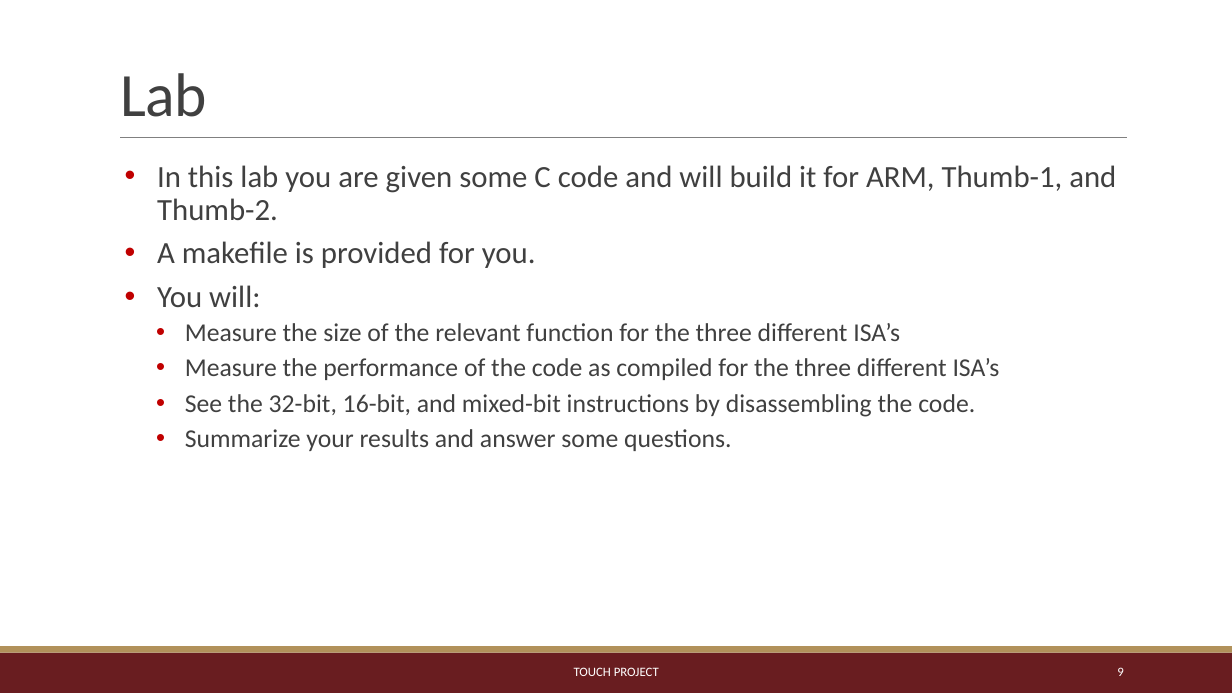
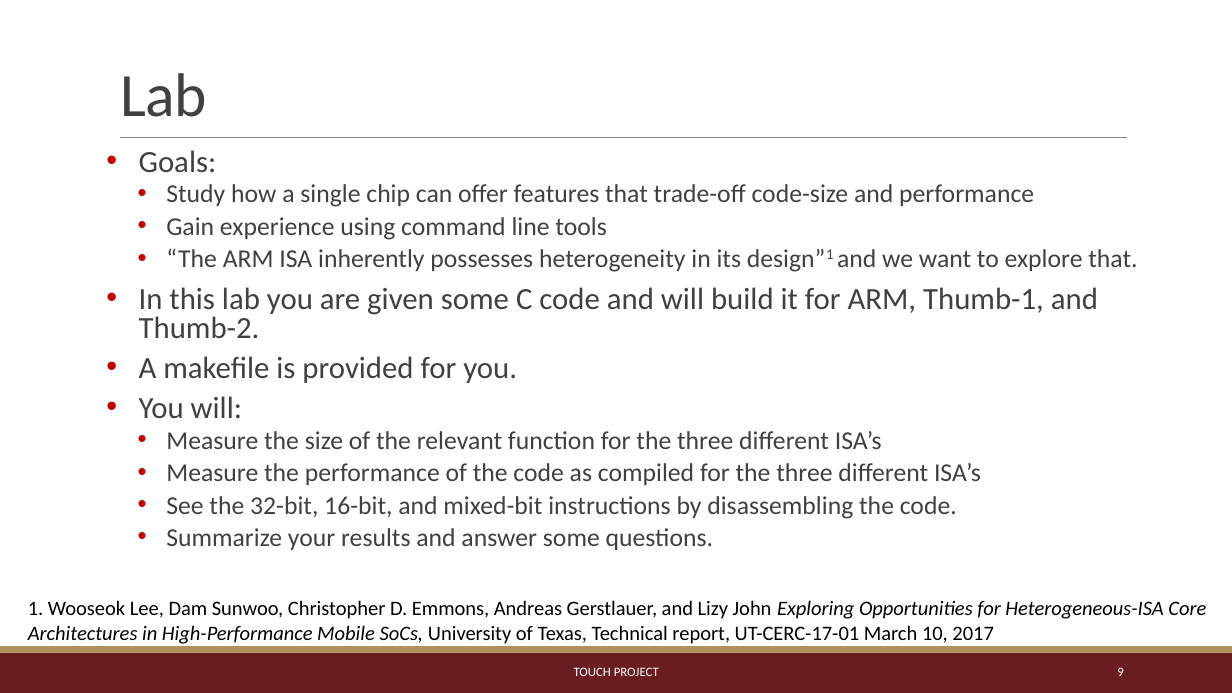
Before and after one commit to TeachingUndergradsCHC/modules, a slide deck: slide 9 of Architecture/arm_introduction/ARM/Thumb_intro.pptx. Drawn at 1232x693 pixels with LibreOffice and Linux fonts; fonts in the diff are those of the drawing. Boxes give left, top, right and bottom in pixels: in the first picture for what was removed or moved away, otherwise in the second. Text is boxed around its words. In the diff, an @@ line names an element or a change of style, - is before the commit and + after.

Commit message:
Added Goals to last slide

```diff
--- a/Architecture/arm_introduction/ARM/Thumb_intro.pptx
+++ b/Architecture/arm_introduction/ARM/Thumb_intro.pptx
@@ text "Goals:": place and size @@
-text "Goals:" at <box>157,165,1116,451</box>
+text "Goals:" at <box>139,150,1137,550</box>
@@ text at <box>139,150,1137,272</box>: paragraphs added @@
+• Goals:
+  • Study how a single chip can offer features that trade-off code-size and performance
+  • Gain experience using command line tools
+  • “The ARM ISA inherently possesses heterogeneity in its design”1 and we want to explore that.
@@ text at <box>139,287,1098,550</box>: line spacing 0.9 to 0.8 @@
@@ text added at <box>28,600,1206,644</box>, 16 pt, text #000000 @@
+1. Wooseok Lee, Dam Sunwoo, Christopher D. Emmons, Andreas Gerstlauer, and Lizy John Exploring Opportunities for Heterogeneous-ISA Core Architectures in High-Performance Mobile SoCs, University of Texas, Technical report, UT-CERC-17-01 March 10, 2017
```
